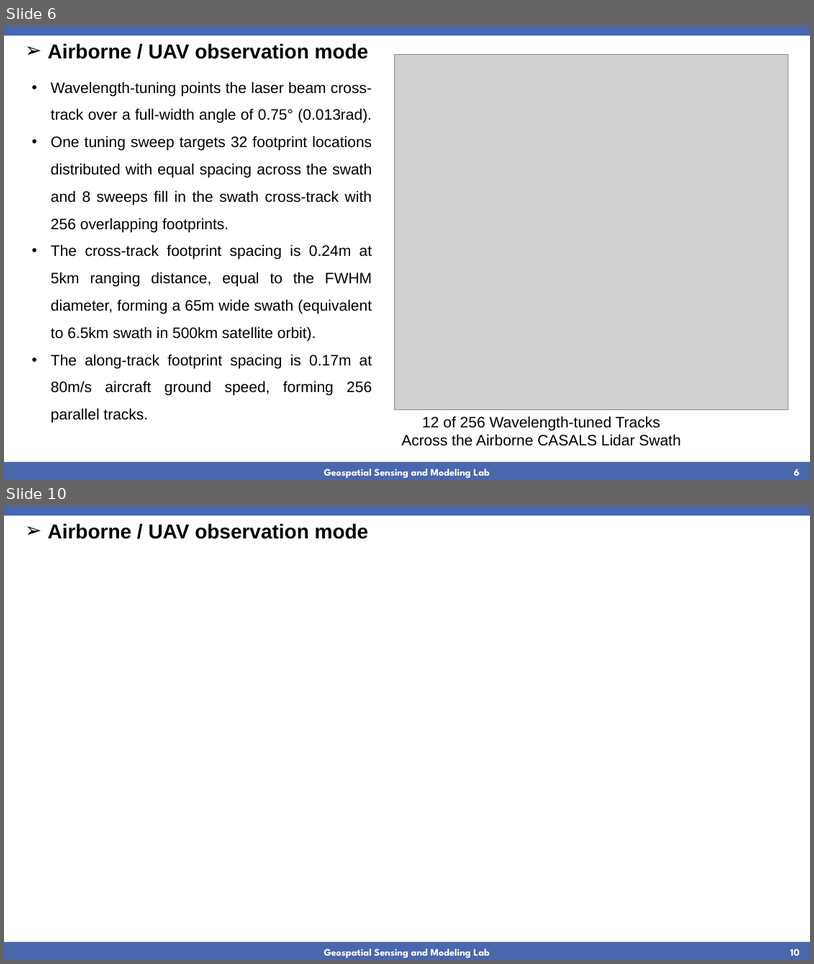
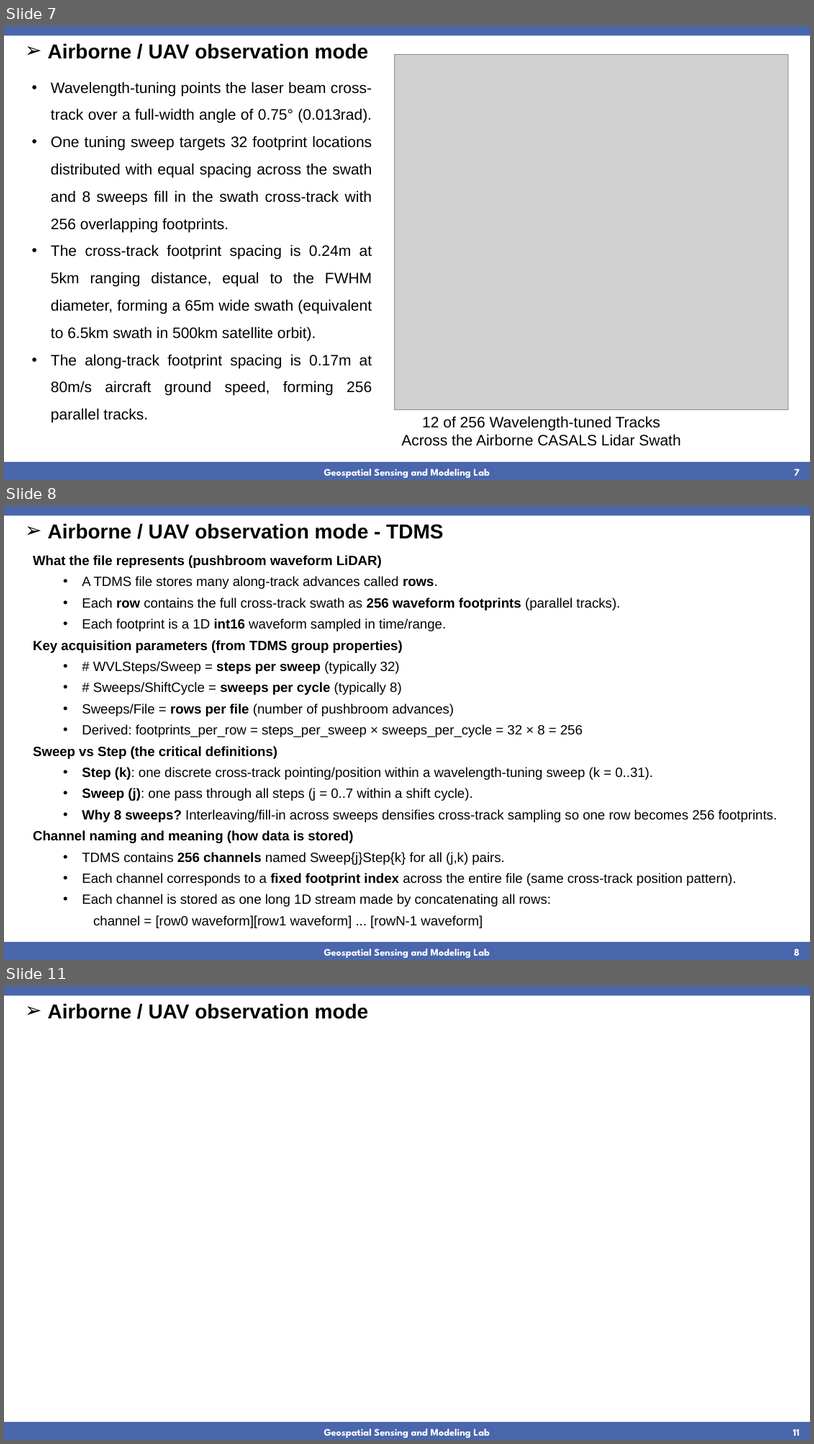
Before and after one commit to jgzhong99/CASALS, a slide deck: CASALS.pptx. Shown one above the other, each under a label of ours: slides 6 and 10 before the commit, slides 7, 8 and 11 after it; the slides between them are not shown. The pictures are 814x964 and 814x1444 pixels, drawn with LibreOffice and Linux fonts; fonts in the diff are those of the drawing; grey boxes stand for pictures; background and template pictures are left out. Boxes give left, top, right and bottom in pixels: in the first picture for what was removed or moved away, otherwise in the second. Text is boxed around its words. In the diff, an @@ line names an element or a change of style, - is before the commit and + after.

```diff
--- a/CASALS.pptx
+++ b/CASALS.pptx
@@ slide 8 added at [4,506,810,960], background #FFFFFF; not listed: 4 template elements that a slide beside it also shows @@
@@ text added at [48,523,443,539], 24 pt, text #000000, bold @@
+➢ Airborne / UAV observation mode - TDMS
@@ text added at [33,555,778,928], 16 pt, text #000000 @@
+What the file represents (pushbroom waveform LiDAR)
+  • A TDMS file stores many along-track advances called rows.
+  • Each row contains the full cross-track swath as 256 waveform footprints (parallel tracks).
+  • Each footprint is a 1D int16 waveform sampled in time/range.
+Key acquisition parameters (from TDMS group properties)
+  • # WVLSteps/Sweep = steps per sweep (typically 32)
+  • # Sweeps/ShiftCycle = sweeps per cycle (typically 8)
+  • Sweeps/File = rows per file (number of pushbroom advances)
+  • Derived: footprints_per_row = steps_per_sweep × sweeps_per_cycle = 32 × 8 = 256
+Sweep vs Step (the critical definitions)
+  • Step (k): one discrete cross-track pointing/position within a wavelength-tuning sweep (k = 0..31).
+  • Sweep (j): one pass through all steps (j = 0..7 within a shift cycle).
+  • Why 8 sweeps? Interleaving/fill-in across sweeps densifies cross-track sampling so one row becomes 256 footprints.
+Channel naming and meaning (how data is stored)
+  • TDMS contains 256 channels named Sweep{j}Step{k} for all (j,k) pairs.
+  • Each channel corresponds to a fixed footprint index across the entire file (same cross-track position pattern).
+  • Each channel is stored as one long 1D stream made by concatenating all rows:
+    channel = [row0 waveform][row1 waveform] ... [rowN-1 waveform]
@@ what was slide 6 is now slide 7 @@
@@ page number at [795,468,800,475]: text changed @@
-6
+7
@@ what was slide 10 is now slide 11 @@
@@ page number at [793,1429,800,1435]: text changed @@
-10
+11
```
Also in this commit, not shown: 2 slides changed, 7 other files.
